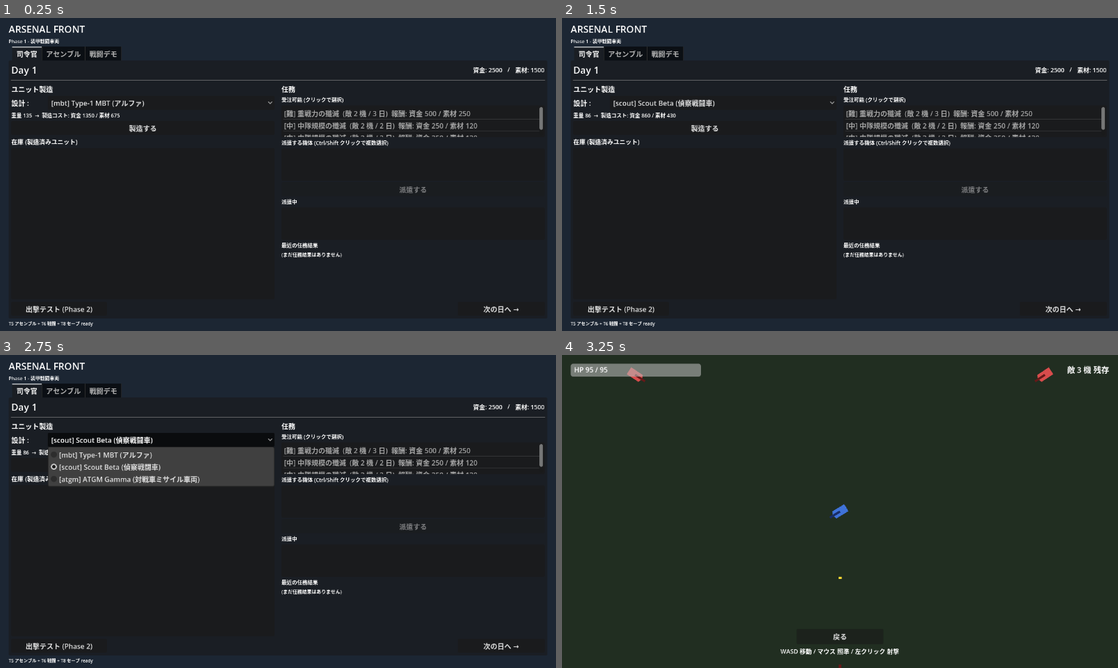
Above: before the commit, frames 1-4 (two rows, left to right).
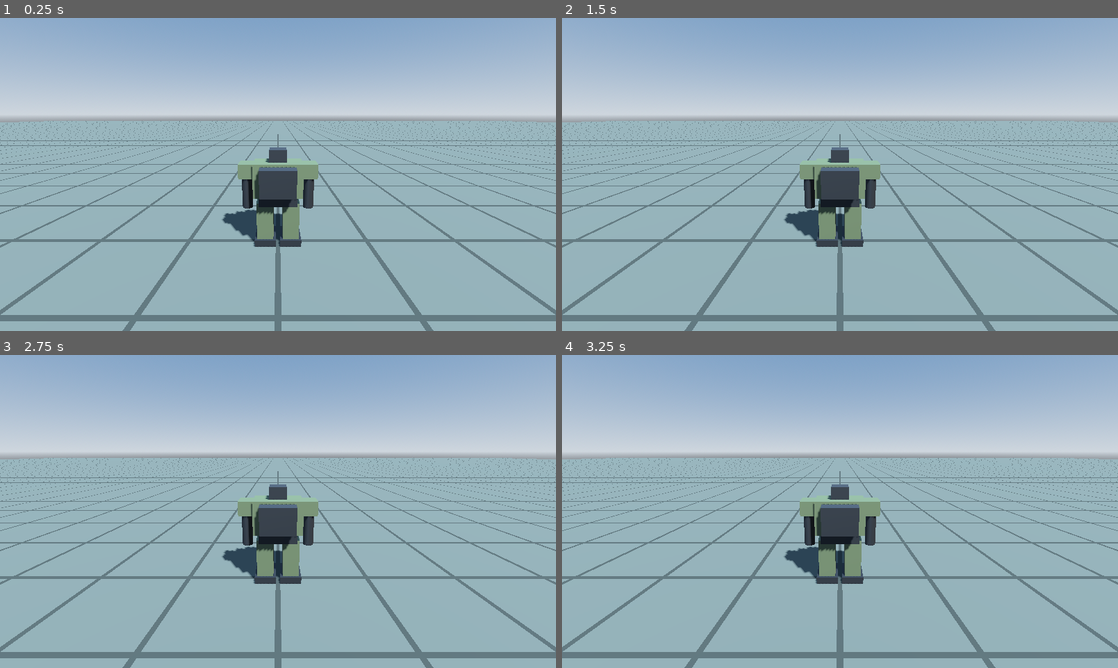
Above: after the commit, the same moments.

Repository: Sierra-117605/ARSENAL-FRONT
Game: Godot game, scene res://scenes/field_3d.tscn
Two runs of this game, one before a commit and one after it. Both use one fixed random seed, a clock stepped at 60 frames per second and the inputs below. Before the commit the project starts from res://scenes/main.tscn.
Inputs (mouse positions are in pixels of both pictures, inside the frame that each line leads up to):
- Up to frame 1 (0.25 s): no input
- Up to frame 2 (1.5 s): click (723, 102) at 0.5 s, where only the run before the commit has a clickable "[mbt] Type-1 MBT (アルファ)"; click (706, 127) at 1.25 s, where only the run before the commit has a clickable "製造する"
- Up to frame 3 (2.75 s): click (161, 439) at 2 s, where only the run before the commit has a clickable "[scout] Scout Beta (偵察戦闘車)"
- Up to frame 4 (3.25 s): click (623, 646) at 2.75 s, where only the run before the commit has a clickable "出撃テスト (Phase 2)"

The runs differ from the first frame. In frame 1, 99% of the frame differs, in the area x 0-100%, y 0-100%; in frame 2, 99%; in frame 3, 99%; in frame 4, 100%.

Commit message:
N1-1: 3D の地面と仮ロボットを表示、起動画面を 3D に切替
Co-Authored-By: Claude Opus 5 <noreply@anthropic.com>

Diff:
--- a/project.godot
+++ b/project.godot
@@ -11,8 +11,8 @@
 [application]
 
 config/name="ARSENAL FRONT"
-config/description="多兵科ミリタリー運営シム × アセンブル系メカアクション (Phase 1: 装甲戦闘車両)"
-run/main_scene="res://scenes/main.tscn"
+config/description="3D メカ操縦アクション × 開発・組み立て (新 Phase 1: ロボット 1 機の操縦)"
+run/main_scene="res://scenes/field_3d.tscn"
 config/use_custom_user_dir=true
 config/custom_user_dir_name="ArsenalFront"
 config/features=PackedStringArray("4.6", "Forward Plus")
--- /dev/null
+++ b/scenes/field_3d.tscn
@@ -0,0 +1,70 @@
+[gd_scene load_steps=10 format=3]
+
+[ext_resource type="PackedScene" path="res://scenes/robot.tscn" id="1_robot"]
+
+[sub_resource type="ProceduralSkyMaterial" id="SkyMat"]
+sky_top_color = Color(0.32, 0.45, 0.62, 1)
+sky_horizon_color = Color(0.68, 0.72, 0.76, 1)
+ground_bottom_color = Color(0.2, 0.2, 0.2, 1)
+ground_horizon_color = Color(0.68, 0.72, 0.76, 1)
+
+[sub_resource type="Sky" id="Sky_1"]
+sky_material = SubResource("SkyMat")
+
+[sub_resource type="Environment" id="Env_1"]
+background_mode = 2
+sky = SubResource("Sky_1")
+ambient_light_source = 3
+tonemap_mode = 2
+
+[sub_resource type="Shader" id="GridShader"]
+code = "shader_type spatial;
+
+varying vec3 world_pos;
+
+void vertex() {
+	world_pos = (MODEL_MATRIX * vec4(VERTEX, 1.0)).xyz;
+}
+
+void fragment() {
+	vec2 cell = abs(fract(world_pos.xz / 4.0) - 0.5);
+	float line = step(0.475, max(cell.x, cell.y));
+	ALBEDO = mix(vec3(0.34, 0.36, 0.33), vec3(0.22, 0.24, 0.22), line);
+	ROUGHNESS = 0.95;
+}
+"
+
+[sub_resource type="ShaderMaterial" id="GroundMat"]
+shader = SubResource("GridShader")
+
+[sub_resource type="PlaneMesh" id="GroundMesh"]
+size = Vector2(400, 400)
+
+[sub_resource type="BoxShape3D" id="GroundShape"]
+size = Vector3(400, 1, 400)
+
+[node name="Field3D" type="Node3D"]
+
+[node name="WorldEnvironment" type="WorldEnvironment" parent="."]
+environment = SubResource("Env_1")
+
+[node name="Sun" type="DirectionalLight3D" parent="."]
+transform = Transform3D(0.866, -0.383, 0.3214, 0, 0.6428, 0.766, -0.5, -0.6634, 0.5567, 0, 20, 0)
+shadow_enabled = true
+
+[node name="Ground" type="StaticBody3D" parent="."]
+
+[node name="Mesh" type="MeshInstance3D" parent="Ground"]
+mesh = SubResource("GroundMesh")
+surface_material_override/0 = SubResource("GroundMat")
+
+[node name="Collision" type="CollisionShape3D" parent="Ground"]
+transform = Transform3D(1, 0, 0, 0, 1, 0, 0, 0, 1, 0, -0.5, 0)
+shape = SubResource("GroundShape")
+
+[node name="Robot" parent="." instance=ExtResource("1_robot")]
+
+[node name="Camera3D" type="Camera3D" parent="."]
+transform = Transform3D(1, 0, 0, 0, 0.9659, 0.2588, 0, -0.2588, 0.9659, 0, 5.5, 9)
+current = true
+fov = 70.0
--- /dev/null
+++ b/scenes/robot.tscn
@@ -0,0 +1,136 @@
+[gd_scene load_steps=15 format=3]
+
+[sub_resource type="StandardMaterial3D" id="Mat_body"]
+albedo_color = Color(0.36, 0.4, 0.3, 1)
+roughness = 0.7
+metallic = 0.3
+
+[sub_resource type="StandardMaterial3D" id="Mat_frame"]
+albedo_color = Color(0.2, 0.21, 0.22, 1)
+roughness = 0.6
+metallic = 0.5
+
+[sub_resource type="StandardMaterial3D" id="Mat_visor"]
+albedo_color = Color(1, 0.75, 0.2, 1)
+emission_enabled = true
+emission = Color(1, 0.6, 0.1, 1)
+emission_energy_multiplier = 1.5
+
+[sub_resource type="BoxMesh" id="Mesh_leg"]
+size = Vector3(0.7, 1.8, 0.8)
+
+[sub_resource type="BoxMesh" id="Mesh_foot"]
+size = Vector3(0.9, 0.3, 1.3)
+
+[sub_resource type="BoxMesh" id="Mesh_hip"]
+size = Vector3(1.6, 0.5, 0.9)
+
+[sub_resource type="BoxMesh" id="Mesh_torso"]
+size = Vector3(2, 1.4, 1.3)
+
+[sub_resource type="BoxMesh" id="Mesh_head"]
+size = Vector3(0.7, 0.5, 0.8)
+
+[sub_resource type="BoxMesh" id="Mesh_visor"]
+size = Vector3(0.5, 0.12, 0.05)
+
+[sub_resource type="BoxMesh" id="Mesh_shoulder"]
+size = Vector3(0.6, 0.6, 0.8)
+
+[sub_resource type="CylinderMesh" id="Mesh_arm"]
+top_radius = 0.22
+bottom_radius = 0.22
+height = 1.4
+
+[sub_resource type="CylinderMesh" id="Mesh_barrel"]
+top_radius = 0.12
+bottom_radius = 0.12
+height = 1.6
+
+[sub_resource type="BoxMesh" id="Mesh_pack"]
+size = Vector3(1.4, 1.1, 0.6)
+
+[sub_resource type="CapsuleShape3D" id="Shape_body"]
+radius = 1.0
+height = 4.0
+
+[node name="Robot" type="CharacterBody3D"]
+
+[node name="Collision" type="CollisionShape3D" parent="."]
+transform = Transform3D(1, 0, 0, 0, 1, 0, 0, 0, 1, 0, 2, 0)
+shape = SubResource("Shape_body")
+
+[node name="Visual" type="Node3D" parent="."]
+
+[node name="LegL" type="MeshInstance3D" parent="Visual"]
+transform = Transform3D(1, 0, 0, 0, 1, 0, 0, 0, 1, -0.55, 1.05, 0)
+mesh = SubResource("Mesh_leg")
+surface_material_override/0 = SubResource("Mat_body")
+
+[node name="LegR" type="MeshInstance3D" parent="Visual"]
+transform = Transform3D(1, 0, 0, 0, 1, 0, 0, 0, 1, 0.55, 1.05, 0)
+mesh = SubResource("Mesh_leg")
+surface_material_override/0 = SubResource("Mat_body")
+
+[node name="FootL" type="MeshInstance3D" parent="Visual"]
+transform = Transform3D(1, 0, 0, 0, 1, 0, 0, 0, 1, -0.55, 0.15, -0.15)
+mesh = SubResource("Mesh_foot")
+surface_material_override/0 = SubResource("Mat_frame")
+
+[node name="FootR" type="MeshInstance3D" parent="Visual"]
+transform = Transform3D(1, 0, 0, 0, 1, 0, 0, 0, 1, 0.55, 0.15, -0.15)
+mesh = SubResource("Mesh_foot")
+surface_material_override/0 = SubResource("Mat_frame")
+
+[node name="Hip" type="MeshInstance3D" parent="Visual"]
+transform = Transform3D(1, 0, 0, 0, 1, 0, 0, 0, 1, 0, 2.05, 0)
+mesh = SubResource("Mesh_hip")
+surface_material_override/0 = SubResource("Mat_frame")
+
+[node name="Torso" type="MeshInstance3D" parent="Visual"]
+transform = Transform3D(1, 0, 0, 0, 1, 0, 0, 0, 1, 0, 2.95, 0)
+mesh = SubResource("Mesh_torso")
+surface_material_override/0 = SubResource("Mat_body")
+
+[node name="BackPack" type="MeshInstance3D" parent="Visual"]
+transform = Transform3D(1, 0, 0, 0, 1, 0, 0, 0, 1, 0, 3.0, 0.9)
+mesh = SubResource("Mesh_pack")
+surface_material_override/0 = SubResource("Mat_frame")
+
+[node name="Head" type="MeshInstance3D" parent="Visual"]
+transform = Transform3D(1, 0, 0, 0, 1, 0, 0, 0, 1, 0, 3.9, -0.1)
+mesh = SubResource("Mesh_head")
+surface_material_override/0 = SubResource("Mat_frame")
+
+[node name="Visor" type="MeshInstance3D" parent="Visual"]
+transform = Transform3D(1, 0, 0, 0, 1, 0, 0, 0, 1, 0, 3.95, -0.52)
+mesh = SubResource("Mesh_visor")
+surface_material_override/0 = SubResource("Mat_visor")
+
+[node name="ShoulderL" type="MeshInstance3D" parent="Visual"]
+transform = Transform3D(1, 0, 0, 0, 1, 0, 0, 0, 1, -1.3, 3.3, 0)
+mesh = SubResource("Mesh_shoulder")
+surface_material_override/0 = SubResource("Mat_body")
+
+[node name="ShoulderR" type="MeshInstance3D" parent="Visual"]
+transform = Transform3D(1, 0, 0, 0, 1, 0, 0, 0, 1, 1.3, 3.3, 0)
+mesh = SubResource("Mesh_shoulder")
+surface_material_override/0 = SubResource("Mat_body")
+
+[node name="ArmL" type="MeshInstance3D" parent="Visual"]
+transform = Transform3D(1, 0, 0, 0, 1, 0, 0, 0, 1, -1.3, 2.35, 0)
+mesh = SubResource("Mesh_arm")
+surface_material_override/0 = SubResource("Mat_frame")
+
+[node name="ArmR" type="MeshInstance3D" parent="Visual"]
+transform = Transform3D(1, 0, 0, 0, 1, 0, 0, 0, 1, 1.3, 2.35, 0)
+mesh = SubResource("Mesh_arm")
+surface_material_override/0 = SubResource("Mat_frame")
+
+[node name="Barrel" type="MeshInstance3D" parent="Visual"]
+transform = Transform3D(1, 0, 0, 0, 0, -1, 0, 1, 0, 1.3, 1.75, -0.6)
+mesh = SubResource("Mesh_barrel")
+surface_material_override/0 = SubResource("Mat_frame")
+
+[node name="Muzzle" type="Marker3D" parent="."]
+transform = Transform3D(1, 0, 0, 0, 1, 0, 0, 0, 1, 1.3, 1.75, -1.45)
Not shown, changed: KNOWLEDGE.md
Not shown, changed: TODO.md
